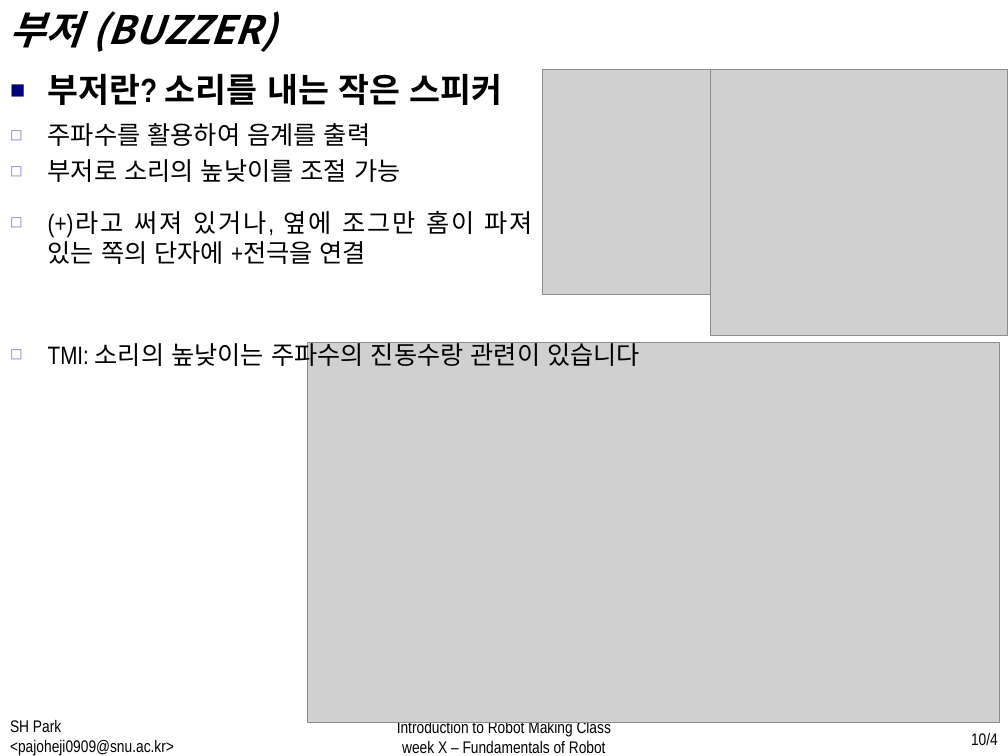
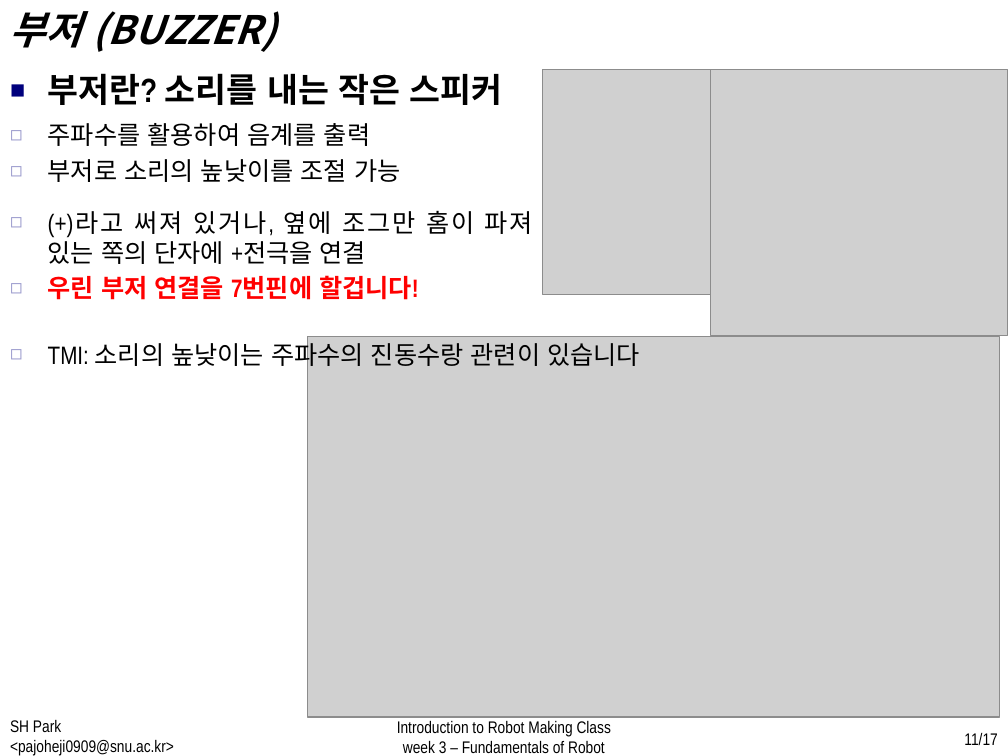
Before and after one commit to WhenTheyCry96/RobotTutorial, a slide deck: slide 11 of PPT/week3.pptx (slide 10 before the commit). Drawn at 1008x756 pixels with LibreOffice and Linux fonts; fonts in the diff are those of the drawing; grey boxes stand for pictures. Boxes give left, top, right and bottom in pixels: in the first picture for what was removed or moved away, otherwise in the second. Text is boxed around its words. In the diff, an @@ line names an element or a change of style, - is before the commit and + after.

Commit message:
week3 add features

```diff
--- a/PPT/week3.pptx
+++ b/PPT/week3.pptx
@@ text at [48,275,419,300]: paragraph added @@
+  ◻ 우린 부저 연결을 7번핀에 할겁니다!
@@ picture: place and size @@
-picture at [307,343,999,723]
+picture at [307,337,999,717]
@@ text at [403,741,605,753]: text changed @@
-week X – Fundamentals of Robot
+week 3 – Fundamentals of Robot
@@ page number at [964,733,997,745]: text changed @@
-10/4
+11/17
```
Also in this commit, not shown: 13 other slides changed, 3 slides added, 9 other files.
